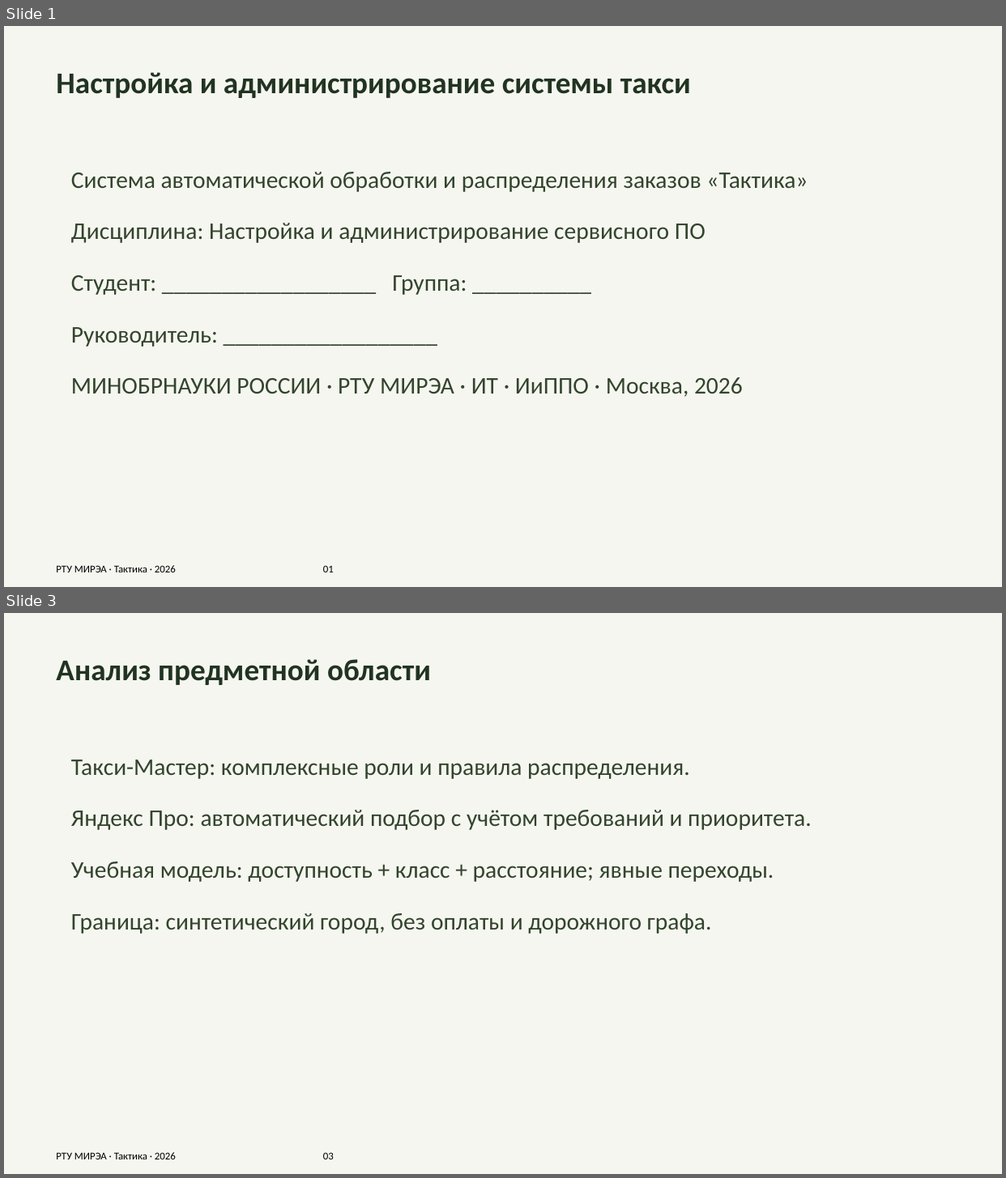
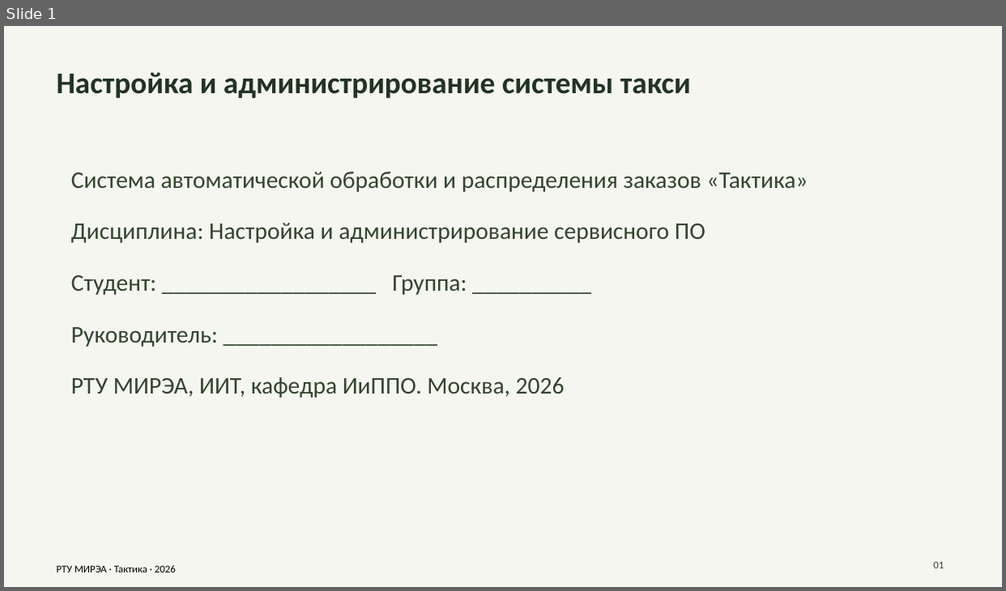
Before and after one commit to Alexey-UI/taxi-dispatch-coursework, a slide deck: report/output/Презентация_Тактика.pptx. Shown one above the other, each under a label of ours: slides 1 and 3 before the commit, slide 1 after it; the slides between them are not shown. The pictures are 1006x1178 and 1006x591 pixels, drawn with LibreOffice and Linux fonts; fonts in the diff are those of the drawing. Boxes give left, top, right and bottom in pixels: in the first picture for what was removed or moved away, otherwise in the second. Text is boxed around its words. In the diff, an @@ line names an element or a change of style, - is before the commit and + after.

```diff
--- a/report/output/Презентация_Тактика.pptx
+++ b/report/output/Презентация_Тактика.pptx
@@ slide 3 removed at [4, 613, 1002, 1174], background #F5F6F0 @@
@@ text removed at [56, 659, 431, 685] @@
-Анализ предметной области
@@ text removed at [71, 760, 812, 934] @@
-Такси-Мастер: комплексные роли и правила распределения.
-Яндекс Про: автоматический подбор с учётом требований и приоритета.
-Учебная модель: доступность + класс + расстояние; явные переходы.
-Граница: синтетический город, без оплаты и дорожного графа.
@@ text removed at [56, 1152, 334, 1160] @@
-РТУ МИРЭА · Тактика · 2026 03
@@ slide 1 changed as well @@
@@ text at [71, 378, 565, 398]: text changed @@
-МИНОБРНАУКИ РОССИИ · РТУ МИРЭА · ИТ · ИиППО · Москва, 2026
+РТУ МИРЭА, ИИТ, кафедра ИиППО. Москва, 2026
@@ text at [57, 565, 176, 573]: text changed @@
-РТУ МИРЭА · Тактика · 2026 01
+РТУ МИРЭА · Тактика · 2026
@@ text added at [933, 561, 944, 569], 10 pt, text #33442D @@
+01
```
Also in this commit, not shown: 1 other slide changed, 7 slides added, 6 other slides removed, 5 other files.
